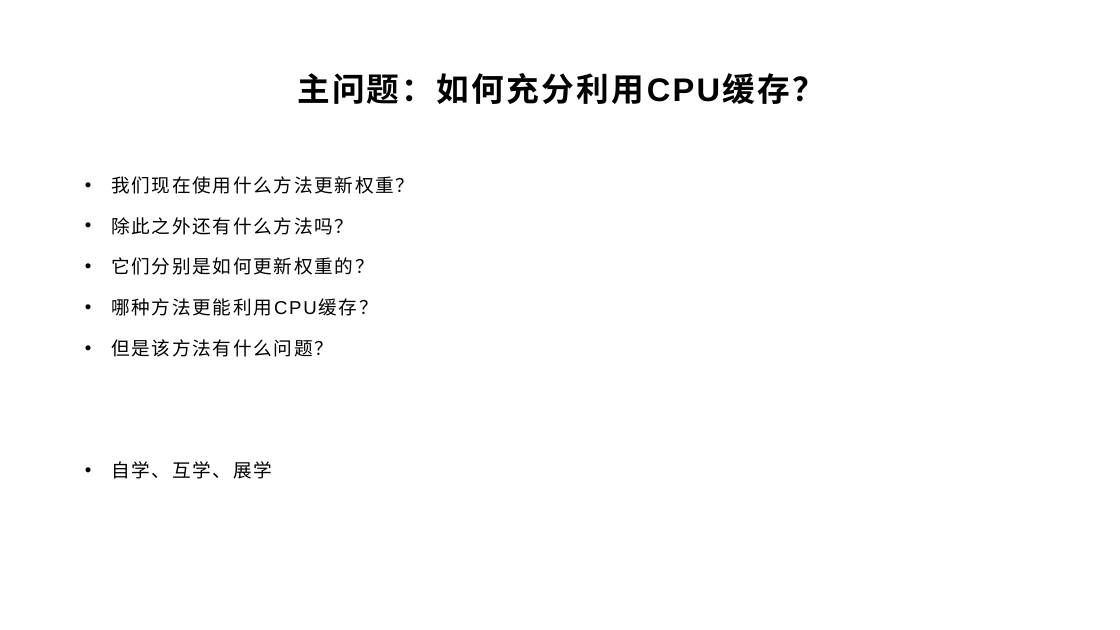
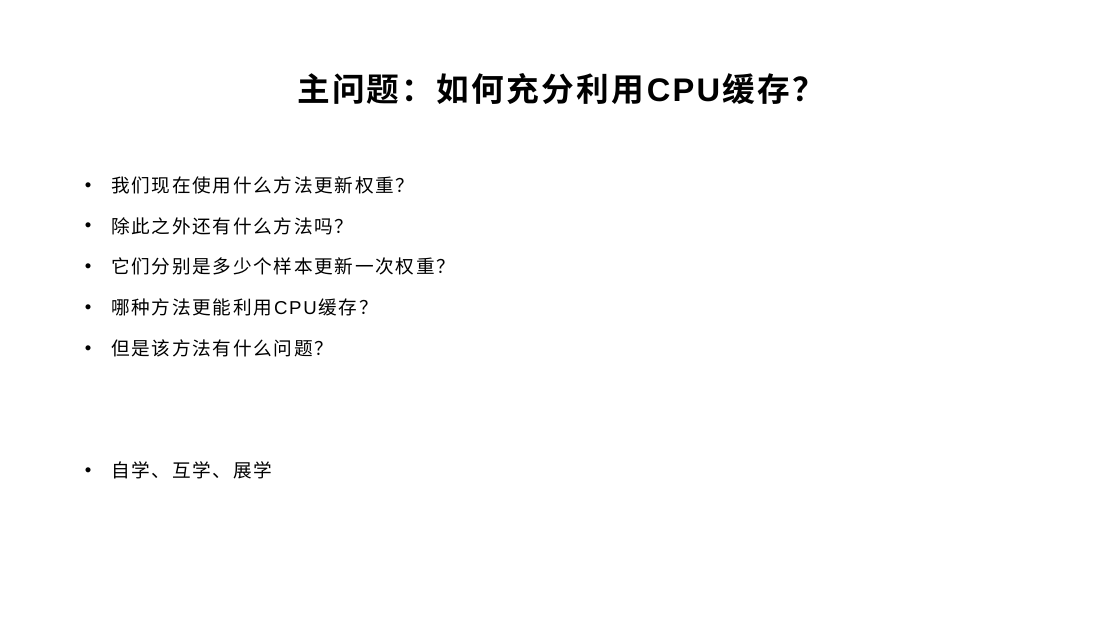
Before and after one commit to yyc-git/DeepLearningEdu, a slide deck: slide 7 of lessons/7_mini_batch/ppt/使用小批量随机梯度下降.pptx. Drawn at 1120x630 pixels with LibreOffice and Linux fonts; fonts in the diff are those of the drawing; background and template pictures are left out. Boxes give left, top, right and bottom in pixels: in the first picture for what was removed or moved away, otherwise in the second. Text is boxed around its words. In the diff, an @@ line names an element or a change of style, - is before the commit and + after.

```diff
--- a/lessons/7_mini_batch/ppt/使用小批量随机梯度下降.pptx
+++ b/lessons/7_mini_batch/ppt/使用小批量随机梯度下降.pptx
@@ text at (111,257,455,275): text changed @@
-• 它们分别是如何更新权重的？
+• 它们分别是多少个样本更新一次权重？
```
Also in this commit, not shown: 6 other slides changed, 2 other files.
